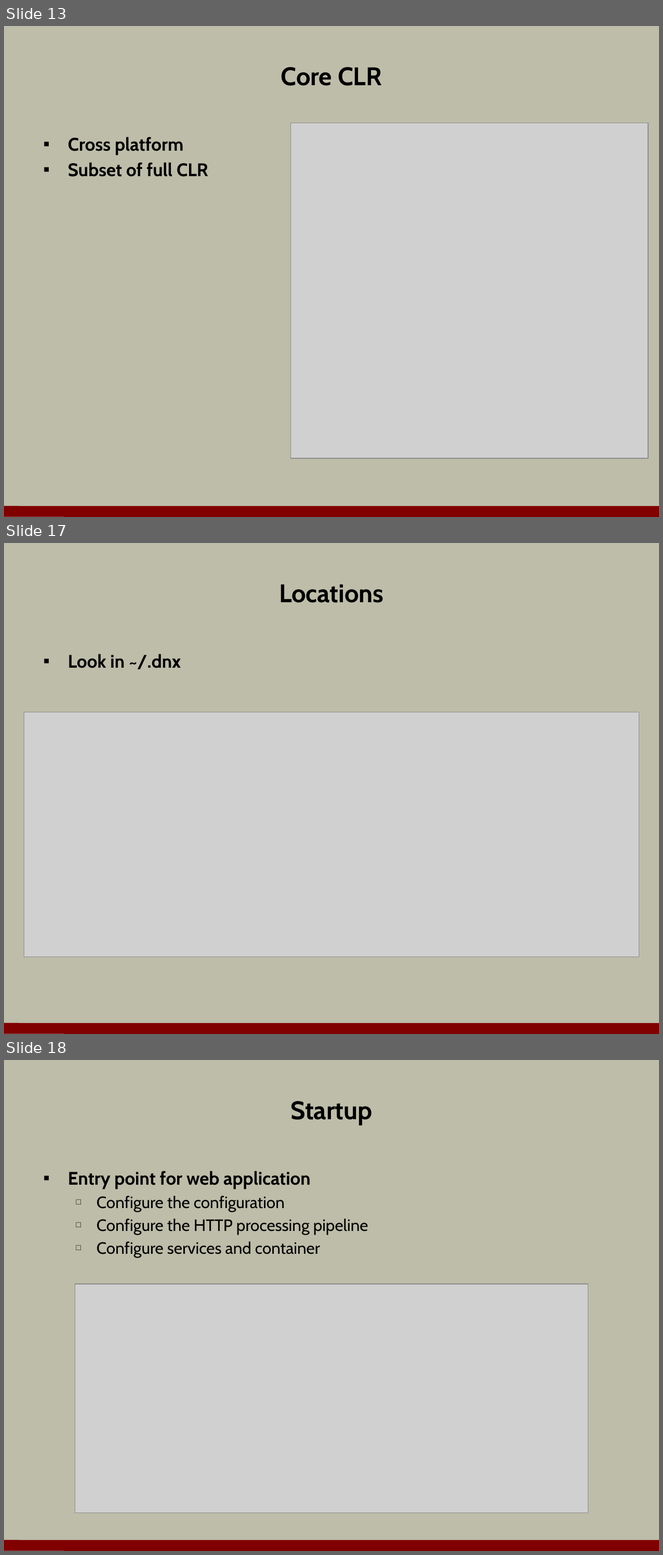
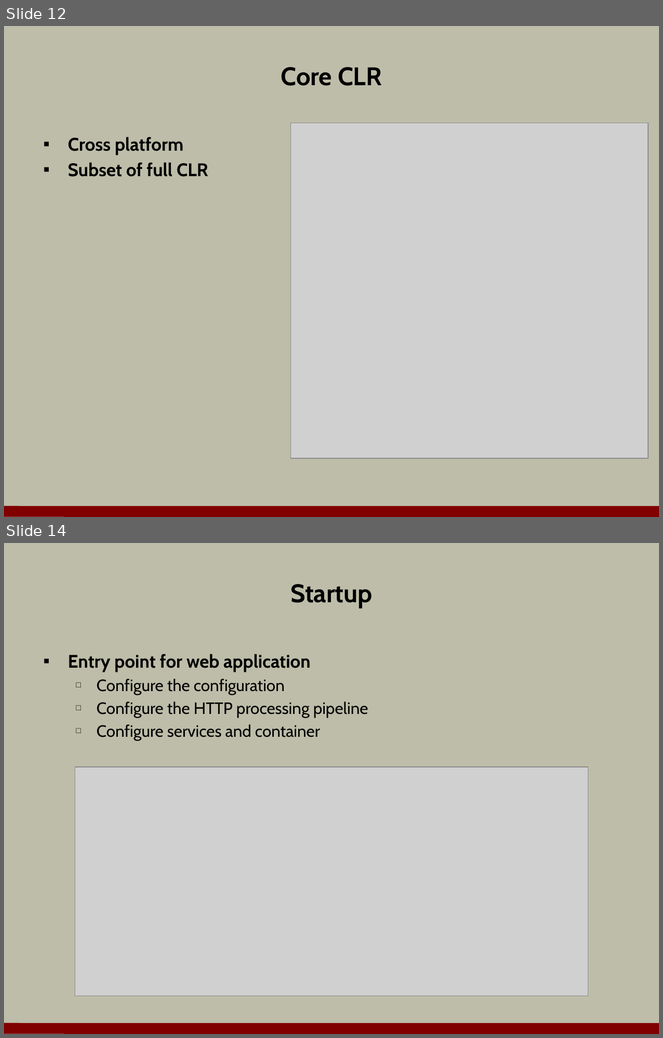
Before and after one commit to OdeToCode/classes, a slide deck: aspnet5/slides/01_Overview.pptx. Shown one above the other, each under a label of ours: slides 13, 17 and 18 before the commit, slides 12 and 14 after it; the slides between them are not shown. The pictures are 663x1555 and 663x1038 pixels, drawn with LibreOffice and Linux fonts; fonts in the diff are those of the drawing; grey boxes stand for pictures; background and template pictures are left out. Boxes give left, top, right and bottom in pixels: in the first picture for what was removed or moved away, otherwise in the second. Text is boxed around its words. In the diff, an @@ line names an element or a change of style, - is before the commit and + after.

```diff
--- a/aspnet5/slides/01_Overview.pptx
+++ b/aspnet5/slides/01_Overview.pptx
@@ slide 17 removed at box(4, 543, 659, 1034), background #BDBDA9; not listed: 1 template element that a slide beside it also shows @@
@@ title removed at box(279, 584, 384, 603) @@
-Locations
@@ text removed at box(68, 654, 181, 669) @@
-▪ Look in ~/.dnx
@@ picture removed at box(24, 712, 639, 957) @@
@@ what was slide 13 is now slide 12 @@
@@ what was slide 18 is now slide 14 @@
```
Also in this commit, not shown: 8 slides changed, 3 other slides removed, 2 other files.
